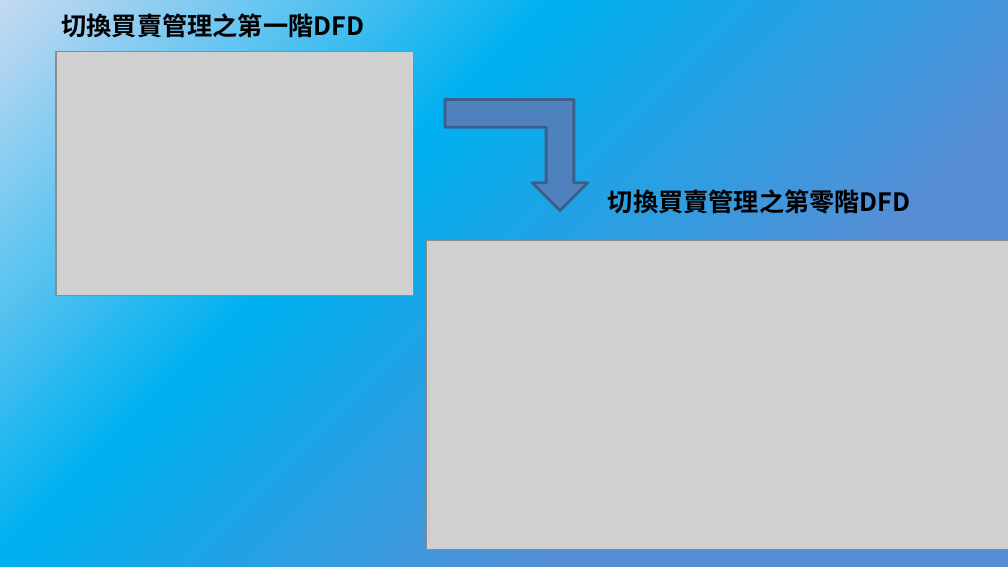
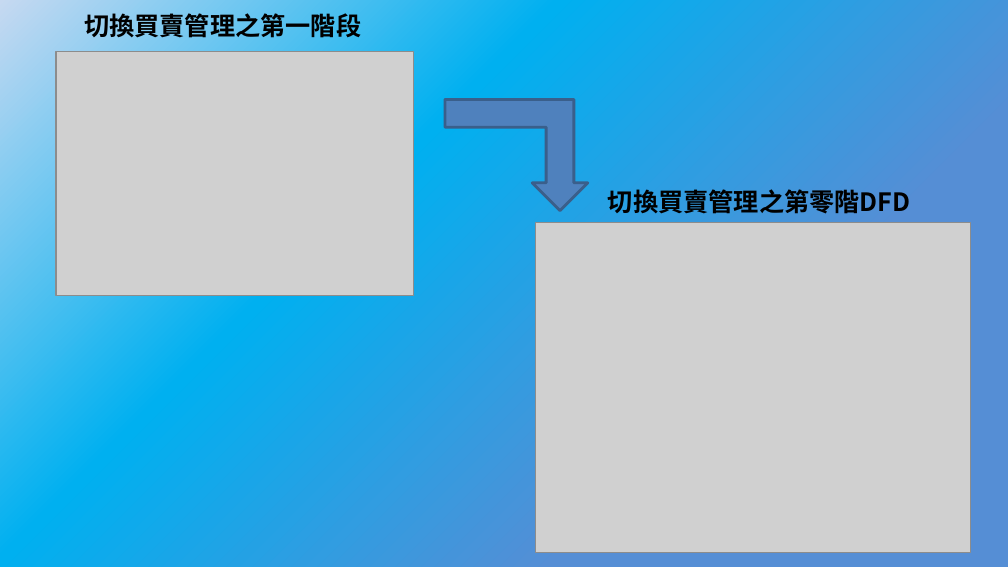
Before and after one commit to bnuby/Mobile-Application-Software, a slide deck: slide 11 of 系統分析/系統分析期中報告.pptx (slide 12 before the commit). Drawn at 1008x567 pixels with LibreOffice and Linux fonts; fonts in the diff are those of the drawing; grey boxes stand for pictures. Boxes give left, top, right and bottom in pixels: in the first picture for what was removed or moved away, otherwise in the second. Text is boxed around its words. In the diff, an @@ line names an element or a change of style, - is before the commit and + after.

```diff
--- a/系統分析/系統分析期中報告.pptx
+++ b/系統分析/系統分析期中報告.pptx
@@ text at box(84, 9, 361, 41): text changed @@
-切換買賣管理之第一階DFD
+切換買賣管理之第一階段
@@ picture: place and size @@
-picture at box(426, 240, 1008, 549)
+picture at box(535, 223, 970, 553)
```
Also in this commit, not shown: 11 other slides changed, 1 slide removed, 5 other files.
